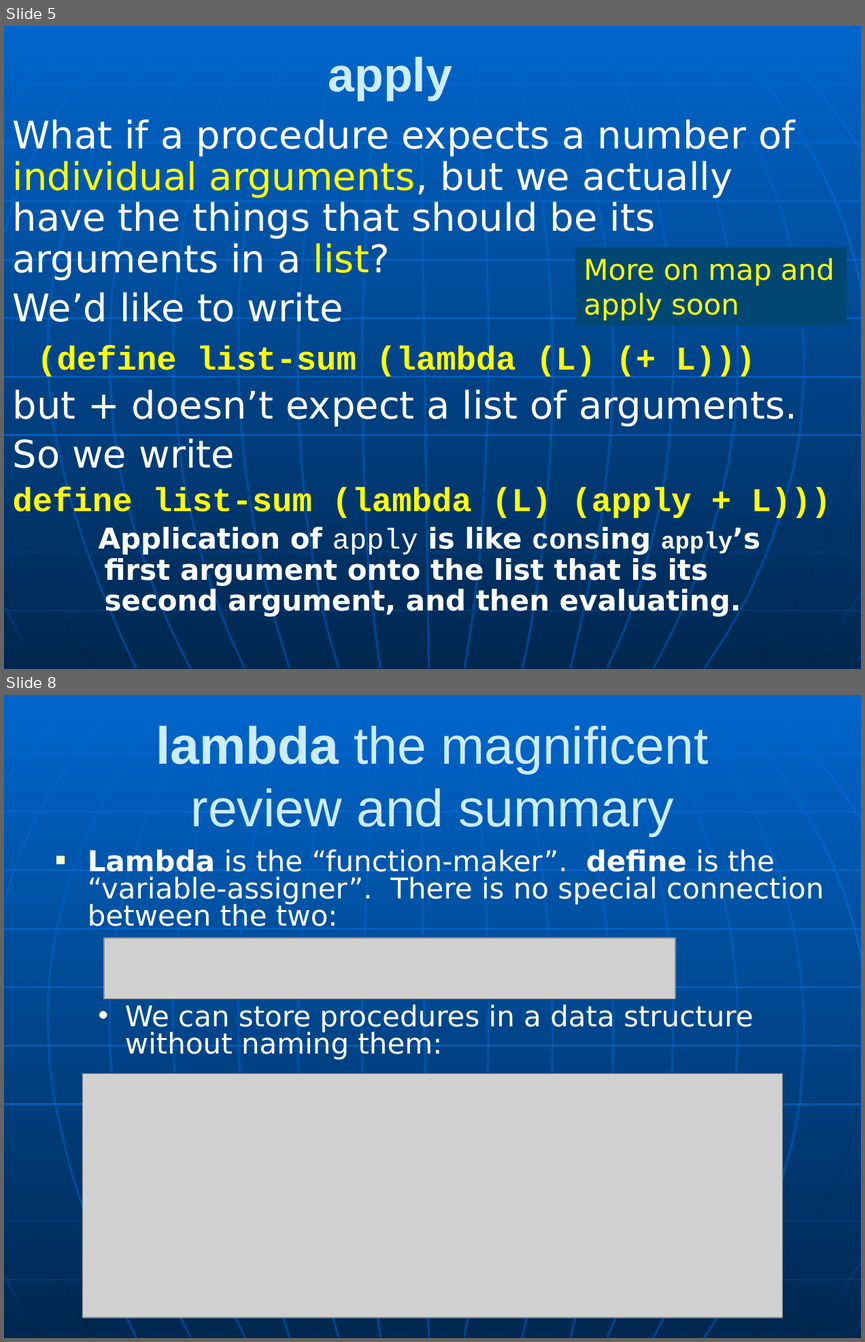
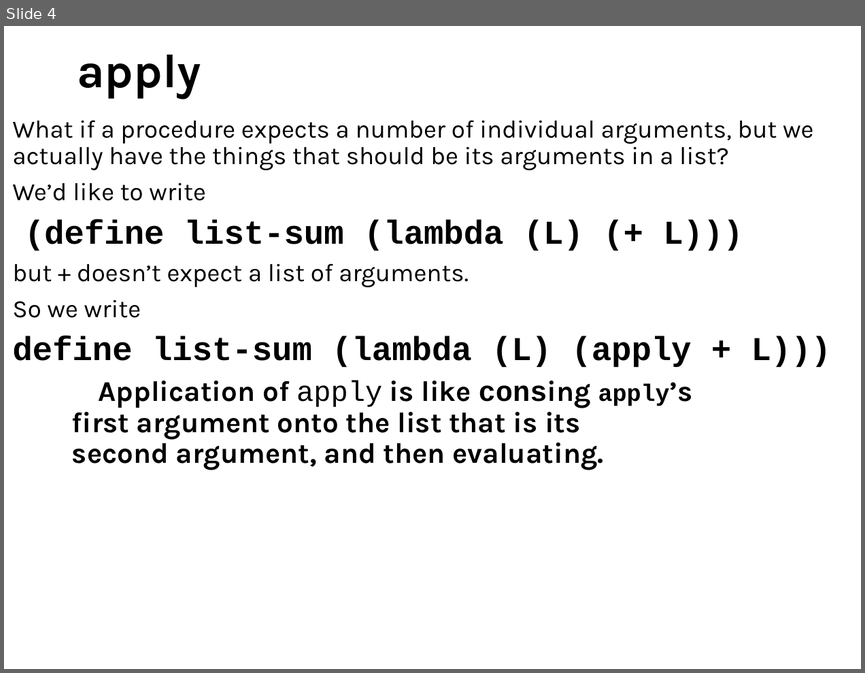
Before and after one commit to RHIT-CSSE/csse304, a slide deck: ClassMaterials/MapApply/RecursionMapApplyLambdaLet.pptx. Shown one above the other, each under a label of ours: slides 5 and 8 before the commit, slide 4 after it; the slides between them are not shown. The pictures are 865x1342 and 865x673 pixels, drawn with LibreOffice and Linux fonts; fonts in the diff are those of the drawing; grey boxes stand for pictures. Boxes give left, top, right and bottom in pixels: in the first picture for what was removed or moved away, otherwise in the second. Text is boxed around its words. In the diff, an @@ line names an element or a change of style, - is before the commit and + after.

Commit message:
new map apply problems

```diff
--- a/ClassMaterials/MapApply/RecursionMapApplyLambdaLet.pptx
+++ b/ClassMaterials/MapApply/RecursionMapApplyLambdaLet.pptx
@@ slide 8 removed at (x1=4, y1=695, x2=861, y2=1338), background gradient #0066CC to #004488; not listed: 34 template elements that a slide beside it also shows @@
@@ title removed at (x1=156, y1=726, x2=708, y2=836) @@
-lambda the magnificent
-review and summary
@@ text removed at (x1=88, y1=849, x2=823, y2=1059) @@
-■ Lambda is the “function-maker”. define is the “variable-assigner”. There is no special connection between the two:
-  • We can store procedures in a data structure without naming them:
@@ picture removed at (x1=104, y1=938, x2=676, y2=998) @@
@@ picture removed at (x1=83, y1=1074, x2=783, y2=1318) @@
@@ what was slide 5 is now slide 4 @@
@@ slide 4 changed as well @@
@@ background gradient #0066CC to #004488 to #FFFFFF @@
@@ title "apply" at (x1=77, y1=55, x2=201, y2=99): font Arial to Karla, text colour #CCECFF to #000000; alignment centre to left; line spacing 1 to 0.9 @@
@@ text "What if a procedure expects ..." at (x1=13, y1=120, x2=831, y2=470): size 32 to 21 pt in "What if a procedure expects a number ...", "We’d like to write", "but + doesn’t expect a list of ...", "So we write"; font DejaVu Sans to Karla, text colour #FFFFFF to #000000 in "What if a procedure expects a number ...", "We’d like to write", "but + doesn’t expect a list of ...", "So we write" and 1 more places; text colour #FFFF00 to #000000 in "individual arguments, list?", "(define list-sum (lambda (L) (+ L)))", "define list-sum (lambda (L) (apply + L)))"; more space between paragraphs; indent changed @@
@@ rectangle removed at (x1=575, y1=247, x2=847, y2=325) @@
-More on map and apply soon
@@ group removed at (x1=4, y1=26, x2=861, y2=669): 24 freeform shapes, 10 lines @@
```
Also in this commit, not shown: 4 other slides changed, 1 slide added, 5 other slides removed, 3 other files.
